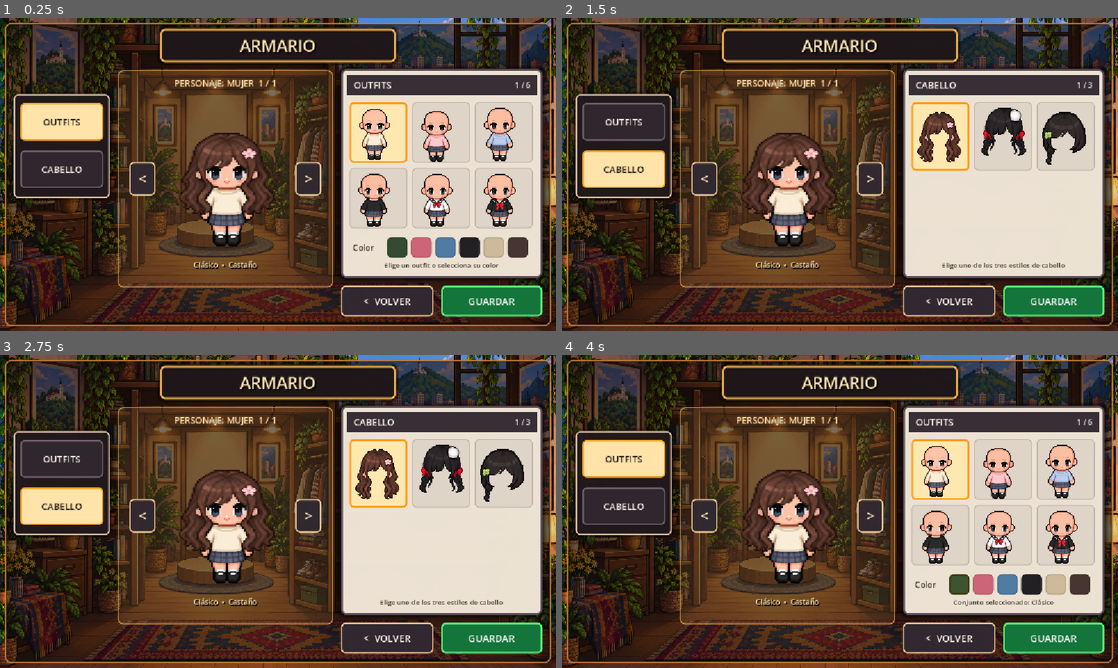
Above: before the commit, frames 1-4 (two rows, left to right).
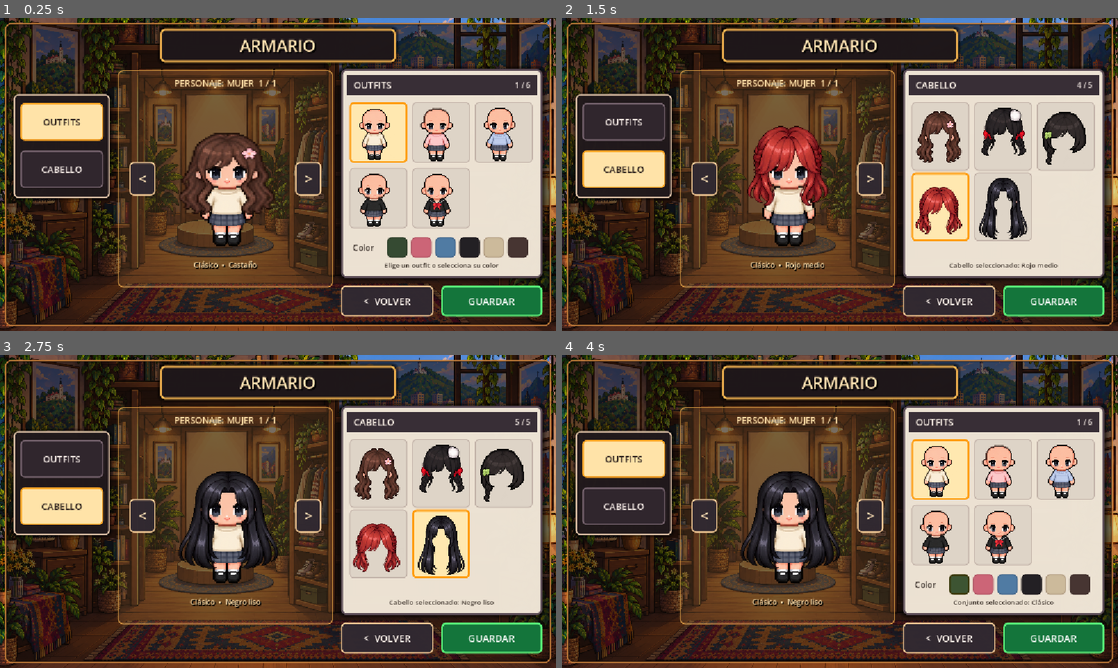
Above: after the commit, the same moments.

Repository: Yina-programmer/VideojuegoRPG
Game: Godot game, scene res://scenes/player/wardrobe_ui.tscn
The game is run twice, just before and just after one commit, with the same random seed, the same clock (stepped at 60 frames per second) and the same inputs. This scene is started directly instead of the project's main scene.
Inputs (mouse positions are in pixels of both pictures, inside the frame that each line leads up to):
- Up to frame 1 (0.25 s): no input
- Up to frame 2 (1.5 s): click "CABELLO" at 0.5 s; click (940, 205) at 1.27 s
- Up to frame 3 (2.75 s): click (439, 542) at 2.02 s
- Up to frame 4 (4 s): click "OUTFITS" at 2.75 s; click (956, 583) at 3.5 s

The runs differ from the first frame. In frame 1, 1.5% of the frame differs, in the area x 35-96%, y 28-74%; in frame 2, 8.2%; in frame 3, 8.5%, in the area x 32-96%, y 20-81%; in frame 4, 4.6%.

Commit message:
Agrega nuevos cabellos y actualiza personalizacion del closet

Diff:
--- a/scenes/player/closet_ui.gd
+++ b/scenes/player/closet_ui.gd
@@ -27,7 +27,9 @@
 @onready var hair_buttons = {
 	"castano": $ClosetPanel/InventoryPanel/HairGrid/BrownHairButton,
 	"trenzas_rojas": $ClosetPanel/InventoryPanel/HairGrid/RedBraidsButton,
-	"flor_verde": $ClosetPanel/InventoryPanel/HairGrid/GreenFlowerButton
+	"flor_verde": $ClosetPanel/InventoryPanel/HairGrid/GreenFlowerButton,
+	"rojo_medio": $ClosetPanel/InventoryPanel/HairGrid/RedMediumHairButton,
+	"negro_liso": $ClosetPanel/InventoryPanel/HairGrid/BlackStraightHairButton
 }
 
 var outfit_names = {
@@ -42,7 +44,9 @@
 var hair_names = {
 	"castano": "Castaño",
 	"trenzas_rojas": "Trenzas rojas",
-	"flor_verde": "Flor verde"
+	"flor_verde": "Flor verde",
+	"rojo_medio": "Rojo medio",
+	"negro_liso": "Negro liso"
 }
 
 
@@ -157,7 +161,7 @@
 	color_row.visible = false
 	hair_tab.button_pressed = true
 	section_title.text = "CABELLO"
-	status_label.text = "Elige uno de los tres estilos de cabello"
+	status_label.text = "Elige uno de los cinco estilos de cabello"
 	_update_counter()
 
 
--- a/scenes/player/player.tscn
+++ b/scenes/player/player.tscn
@@ -7,6 +7,8 @@
 [ext_resource type="PackedScene" uid="uid://cq53yb263kfed" path="res://scenes/player/hair_flor_verde.tscn" id="5_verde"]
 [ext_resource type="PackedScene" uid="uid://ce61slo6785u7" path="res://scenes/player/hair_trenzas_rojas.tscn" id="6_rojas"]
 [ext_resource type="Texture2D" uid="uid://hpplw8kdhyy7" path="res://assets/player/hair/cabello_trenzas_rojas.png" id="7_qek5x"]
+[ext_resource type="Texture2D" uid="uid://bms5ykhgvo2r3" path="res://assets/hair/cabello_rojo_medio.png" id="8_5gtgg"]
+[ext_resource type="Texture2D" uid="uid://cx1hgncu8apci" path="res://assets/hair/cabello_negro_liso.png" id="9_h17s1"]
 
 [sub_resource type="AtlasTexture" id="D1"]
 atlas = ExtResource("5_0owmy")
@@ -234,6 +236,238 @@
 }, {
 "duration": 1.0,
 "texture": SubResource("U3")
+}],
+"loop": 1,
+"name": &"walk_up",
+"speed": 5.0
+}]
+
+[sub_resource type="AtlasTexture" id="AtlasTexture_gx1jg"]
+atlas = ExtResource("8_5gtgg")
+region = Rect2(0, 0, 325, 403)
+
+[sub_resource type="AtlasTexture" id="AtlasTexture_kvlxm"]
+atlas = ExtResource("8_5gtgg")
+region = Rect2(325, 0, 325, 403)
+
+[sub_resource type="AtlasTexture" id="AtlasTexture_3j4b4"]
+atlas = ExtResource("8_5gtgg")
+region = Rect2(650, 0, 325, 403)
+
+[sub_resource type="SpriteFrames" id="SpriteFrames_56mys"]
+animations = [{
+"frames": [{
+"duration": 1.0,
+"texture": SubResource("AtlasTexture_gx1jg")
+}, {
+"duration": 1.0,
+"texture": SubResource("AtlasTexture_kvlxm")
+}, {
+"duration": 1.0,
+"texture": SubResource("AtlasTexture_3j4b4")
+}],
+"loop": 1,
+"name": &"walk_down",
+"speed": 5.0
+}]
+
+[sub_resource type="AtlasTexture" id="AtlasTexture_007i1"]
+atlas = ExtResource("8_5gtgg")
+region = Rect2(0, 403, 325, 403)
+
+[sub_resource type="AtlasTexture" id="AtlasTexture_6cv16"]
+atlas = ExtResource("8_5gtgg")
+region = Rect2(325, 403, 325, 403)
+
+[sub_resource type="AtlasTexture" id="AtlasTexture_j4nxn"]
+atlas = ExtResource("8_5gtgg")
+region = Rect2(650, 403, 325, 403)
+
+[sub_resource type="SpriteFrames" id="SpriteFrames_dfirp"]
+animations = [{
+"frames": [{
+"duration": 1.0,
+"texture": SubResource("AtlasTexture_007i1")
+}, {
+"duration": 1.0,
+"texture": SubResource("AtlasTexture_6cv16")
+}, {
+"duration": 1.0,
+"texture": SubResource("AtlasTexture_j4nxn")
+}],
+"loop": 1,
+"name": &"walk_left",
+"speed": 5.0
+}]
+
+[sub_resource type="AtlasTexture" id="AtlasTexture_28m0y"]
+atlas = ExtResource("8_5gtgg")
+region = Rect2(0, 806, 325, 403)
+
+[sub_resource type="AtlasTexture" id="AtlasTexture_uniwh"]
+atlas = ExtResource("8_5gtgg")
+region = Rect2(325, 806, 325, 403)
+
+[sub_resource type="AtlasTexture" id="AtlasTexture_iqsei"]
+atlas = ExtResource("8_5gtgg")
+region = Rect2(650, 806, 325, 403)
+
+[sub_resource type="SpriteFrames" id="SpriteFrames_pcy2s"]
+animations = [{
+"frames": [{
+"duration": 1.0,
+"texture": SubResource("AtlasTexture_28m0y")
+}, {
+"duration": 1.0,
+"texture": SubResource("AtlasTexture_uniwh")
+}, {
+"duration": 1.0,
+"texture": SubResource("AtlasTexture_iqsei")
+}],
+"loop": 1,
+"name": &"walk_right",
+"speed": 5.0
+}]
+
+[sub_resource type="AtlasTexture" id="AtlasTexture_tffgl"]
+atlas = ExtResource("8_5gtgg")
+region = Rect2(0, 1209, 325, 403)
+
+[sub_resource type="AtlasTexture" id="AtlasTexture_pk8ii"]
+atlas = ExtResource("8_5gtgg")
+region = Rect2(325, 1209, 325, 403)
+
+[sub_resource type="AtlasTexture" id="AtlasTexture_5mf0n"]
+atlas = ExtResource("8_5gtgg")
+region = Rect2(650, 1209, 325, 403)
+
+[sub_resource type="SpriteFrames" id="SpriteFrames_wwi55"]
+animations = [{
+"frames": [{
+"duration": 1.0,
+"texture": SubResource("AtlasTexture_tffgl")
+}, {
+"duration": 1.0,
+"texture": SubResource("AtlasTexture_pk8ii")
+}, {
+"duration": 1.0,
+"texture": SubResource("AtlasTexture_5mf0n")
+}],
+"loop": 1,
+"name": &"walk_up",
+"speed": 5.0
+}]
+
+[sub_resource type="AtlasTexture" id="AtlasTexture_4hvnv"]
+atlas = ExtResource("9_h17s1")
+region = Rect2(0, 0, 325, 401)
+
+[sub_resource type="AtlasTexture" id="AtlasTexture_bbmj2"]
+atlas = ExtResource("9_h17s1")
+region = Rect2(325, 0, 325, 401)
+
+[sub_resource type="AtlasTexture" id="AtlasTexture_kxw46"]
+atlas = ExtResource("9_h17s1")
+region = Rect2(650, 0, 325, 401)
+
+[sub_resource type="SpriteFrames" id="SpriteFrames_c37aq"]
+animations = [{
+"frames": [{
+"duration": 1.0,
+"texture": SubResource("AtlasTexture_4hvnv")
+}, {
+"duration": 1.0,
+"texture": SubResource("AtlasTexture_bbmj2")
+}, {
+"duration": 1.0,
+"texture": SubResource("AtlasTexture_kxw46")
+}],
+"loop": 1,
+"name": &"walk_down",
+"speed": 5.0
+}]
+
+[sub_resource type="AtlasTexture" id="AtlasTexture_8qxvo"]
+atlas = ExtResource("9_h17s1")
+region = Rect2(0, 401, 325, 401)
+
+[sub_resource type="AtlasTexture" id="AtlasTexture_5q8fn"]
+atlas = ExtResource("9_h17s1")
+region = Rect2(325, 401, 325, 401)
+
+[sub_resource type="AtlasTexture" id="AtlasTexture_wva7c"]
+atlas = ExtResource("9_h17s1")
+region = Rect2(650, 401, 325, 401)
+
+[sub_resource type="SpriteFrames" id="SpriteFrames_cqc1v"]
+animations = [{
+"frames": [{
+"duration": 1.0,
+"texture": SubResource("AtlasTexture_8qxvo")
+}, {
+"duration": 1.0,
+"texture": SubResource("AtlasTexture_5q8fn")
+}, {
+"duration": 1.0,
+"texture": SubResource("AtlasTexture_wva7c")
+}],
+"loop": 1,
+"name": &"walk_left",
+"speed": 5.0
+}]
+
+[sub_resource type="AtlasTexture" id="AtlasTexture_7obkq"]
+atlas = ExtResource("9_h17s1")
+region = Rect2(0, 802, 325, 401)
+
+[sub_resource type="AtlasTexture" id="AtlasTexture_vo27k"]
+atlas = ExtResource("9_h17s1")
+region = Rect2(325, 802, 325, 401)
+
+[sub_resource type="AtlasTexture" id="AtlasTexture_genst"]
+atlas = ExtResource("9_h17s1")
+region = Rect2(650, 802, 325, 401)
+
+[sub_resource type="SpriteFrames" id="SpriteFrames_apa0f"]
+animations = [{
+"frames": [{
+"duration": 1.0,
+"texture": SubResource("AtlasTexture_7obkq")
+}, {
+"duration": 1.0,
+"texture": SubResource("AtlasTexture_vo27k")
+}, {
+"duration": 1.0,
+"texture": SubResource("AtlasTexture_genst")
+}],
+"loop": 1,
+"name": &"walk_right",
+"speed": 5.0
+}]
+
+[sub_resource type="AtlasTexture" id="AtlasTexture_niom3"]
+atlas = ExtResource("9_h17s1")
+region = Rect2(0, 1203, 325, 401)
+
+[sub_resource type="AtlasTexture" id="AtlasTexture_ttakn"]
+atlas = ExtResource("9_h17s1")
+region = Rect2(325, 1203, 325, 401)
+
+[sub_resource type="AtlasTexture" id="AtlasTexture_rw8a5"]
+atlas = ExtResource("9_h17s1")
+region = Rect2(650, 1203, 325, 401)
+
+[sub_resource type="SpriteFrames" id="SpriteFrames_kuu7a"]
+animations = [{
+"frames": [{
+"duration": 1.0,
+"texture": SubResource("AtlasTexture_niom3")
+}, {
+"duration": 1.0,
+"texture": SubResource("AtlasTexture_ttakn")
+}, {
+"duration": 1.0,
+"texture": SubResource("AtlasTexture_rw8a5")
 }],
 "loop": 1,
 "name": &"walk_up",
@@ -248,16 +482,20 @@
 scale = Vector2(0.274, 0.274)
 script = ExtResource("1_gmlin")
 metadata/_edit_group_ = true
+metadata/_edit_horizontal_guides_ = [-97.0]
 
 [node name="visual" type="Node2D" parent="." unique_id=586947521]
 
 [node name="body" type="AnimatedSprite2D" parent="visual" unique_id=1136563526]
-position = Vector2(3.000016, 9.75)
-scale = Vector2(0.97230774, 0.9863524)
+position = Vector2(3.8576694, 9.514609)
+scale = Vector2(0.96702987, 0.9851842)
 sprite_frames = ExtResource("2_gmlin")
-animation = &"walk_down"
+animation = &"walk_up"
 
 [node name="hair_castano" parent="visual" unique_id=305267257 instance=ExtResource("4_castano")]
+visible = false
+
+[node name="hair_down" parent="visual/hair_castano" index="3" unique_id=1960220508]
 visible = false
 
 [node name="hair_flor_verde" parent="visual" unique_id=1673429369 instance=ExtResource("5_verde")]
@@ -285,8 +523,10 @@
 sprite_frames = SubResource("SpriteFrames_3j4b4")
 
 [node name="hair_trenzas_rojas" parent="visual" unique_id=72276997 instance=ExtResource("6_rojas")]
+visible = false
 
 [node name="hair_down" parent="visual/hair_trenzas_rojas" index="0" unique_id=1960220508]
+visible = false
 position = Vector2(-3.9999905, -23.499989)
 scale = Vector2(1.126154, 0.97518617)
 sprite_frames = SubResource("SpriteFrames_007i1")
@@ -306,6 +546,73 @@
 scale = Vector2(0.9530767, 0.9292804)
 sprite_frames = SubResource("SpriteFrames_28m0y")
 
+[node name="hair_rojo_medio" type="Node2D" parent="visual" unique_id=1468448932]
+
+[node name="hair_down" type="AnimatedSprite2D" parent="visual/hair_rojo_medio" unique_id=1508344567]
+visible = false
+position = Vector2(5.474449, -76.64234)
+scale = Vector2(0.90960145, 0.88750434)
+sprite_frames = SubResource("SpriteFrames_56mys")
+animation = &"walk_down"
+frame_progress = 0.011801263
+
+[node name="hair_left" type="AnimatedSprite2D" parent="visual/hair_rojo_medio" unique_id=512637183]
+visible = false
+position = Vector2(16.423336, -38.32115)
+scale = Vector2(0.88714206, 0.89656055)
+sprite_frames = SubResource("SpriteFrames_dfirp")
+animation = &"walk_left"
+frame_progress = 0.81086636
+
+[node name="hair_right" type="AnimatedSprite2D" parent="visual/hair_rojo_medio" unique_id=2008774841]
+visible = false
+position = Vector2(-27.372274, -43.795624)
+scale = Vector2(0.9320606, 0.815055)
+sprite_frames = SubResource("SpriteFrames_pcy2s")
+animation = &"walk_right"
+frame_progress = 0.037462614
+
+[node name="hair_up" type="AnimatedSprite2D" parent="visual/hair_rojo_medio" unique_id=1560270592]
+visible = false
+position = Vector2(1.168251e-05, -54.74451)
+scale = Vector2(0.8759125, 0.77883035)
+sprite_frames = SubResource("SpriteFrames_wwi55")
+animation = &"walk_up"
+frame_progress = 0.17614625
+
+[node name="hair_negro_liso" type="Node2D" parent="visual" unique_id=920334874]
+
+[node name="hair_down" type="AnimatedSprite2D" parent="visual/hair_negro_liso" unique_id=945304126]
+visible = false
+position = Vector2(5.474454, -7.299284)
+scale = Vector2(1.1341943, 0.87372804)
+sprite_frames = SubResource("SpriteFrames_c37aq")
+animation = &"walk_down"
+frame_progress = 0.36258915
+
+[node name="hair_left" type="AnimatedSprite2D" parent="visual/hair_negro_liso" unique_id=1350983280]
+visible = false
+position = Vector2(23.722641, -9.124069)
+scale = Vector2(1.111735, 0.91923475)
+sprite_frames = SubResource("SpriteFrames_cqc1v")
+animation = &"walk_left"
+frame_progress = 0.4193813
+
+[node name="hair_right" type="AnimatedSprite2D" parent="visual/hair_negro_liso" unique_id=539901664]
+visible = false
+position = Vector2(-29.1971, -21.897818)
+scale = Vector2(1.167883, 0.9101335)
+sprite_frames = SubResource("SpriteFrames_apa0f")
+animation = &"walk_right"
+frame_progress = 0.2295716
+
+[node name="hair_up" type="AnimatedSprite2D" parent="visual/hair_negro_liso" unique_id=1869912434]
+position = Vector2(3.6496189, -27.372252)
+scale = Vector2(1.1005055, 0.90103203)
+sprite_frames = SubResource("SpriteFrames_kuu7a")
+animation = &"walk_up"
+frame_progress = 0.99422556
+
 [node name="CollisionShape2D" type="CollisionShape2D" parent="." unique_id=166824803]
 visible = false
 modulate = Color(0.9999997, 0.11356702, 0.86151034, 1)
--- a/scenes/player/wardrobe_ui.tscn
+++ b/scenes/player/wardrobe_ui.tscn
@@ -12,6 +12,8 @@
 [ext_resource type="Texture2D" uid="uid://crl4mlry5chpb" path="res://assets/player/hair/cabello_MATCH_975x1612.png" id="10_castano"]
 [ext_resource type="Texture2D" uid="uid://hpplw8kdhyy7" path="res://assets/player/hair/cabello_trenzas_rojas.png" id="11_rojo"]
 [ext_resource type="Texture2D" uid="uid://cp88p7f4sdxdw" path="res://assets/player/hair/cabello_trenza_flor_verde.png" id="12_verde"]
+[ext_resource type="Texture2D" uid="uid://bms5ykhgvo2r3" path="res://assets/hair/cabello_rojo_medio.png" id="13_tk8lq"]
+[ext_resource type="Texture2D" uid="uid://cx1hgncu8apci" path="res://assets/hair/cabello_negro_liso.png" id="14_qtg1v"]
 
 [sub_resource type="StyleBoxFlat" id="MainPanel"]
 bg_color = Color(0.07, 0.04, 0.03, 0.58)
@@ -202,6 +204,14 @@
 [sub_resource type="AtlasTexture" id="IconVerde"]
 atlas = ExtResource("12_verde")
 region = Rect2(0, 0, 325, 403)
+
+[sub_resource type="AtlasTexture" id="AtlasTexture_5gtgg"]
+atlas = ExtResource("13_tk8lq")
+region = Rect2(0, 0, 325, 403)
+
+[sub_resource type="AtlasTexture" id="AtlasTexture_qtg1v"]
+atlas = ExtResource("14_qtg1v")
+region = Rect2(0, 0, 325, 395)
 
 [sub_resource type="StyleBoxFlat" id="SaveButton"]
 bg_color = Color(0.08, 0.46, 0.23, 1)
@@ -448,6 +458,7 @@
 vertical_alignment = 1
 
 [node name="OutfitsGrid" type="GridContainer" parent="ClosetPanel/InventoryPanel" unique_id=788610395]
+visible = false
 layout_mode = 0
 offset_left = 18.0
 offset_top = 68.0
@@ -511,6 +522,7 @@
 expand_icon = true
 
 [node name="WhiteBowButton" type="Button" parent="ClosetPanel/InventoryPanel/OutfitsGrid" unique_id=322437581]
+visible = false
 custom_minimum_size = Vector2(120, 126)
 layout_mode = 2
 tooltip_text = "Conjunto con lazo blanco"
@@ -537,7 +549,6 @@
 expand_icon = true
 
 [node name="HairGrid" type="GridContainer" parent="ClosetPanel/InventoryPanel" unique_id=2074153976]
-visible = false
 layout_mode = 0
 offset_left = 18.0
 offset_top = 68.0
@@ -584,6 +595,32 @@
 toggle_mode = true
 button_group = SubResource("HairGroup")
 icon = SubResource("IconVerde")
+expand_icon = true
+
+[node name="RedMediumHairButton" type="Button" parent="ClosetPanel/InventoryPanel/HairGrid" unique_id=788208745]
+custom_minimum_size = Vector2(120, 142)
+layout_mode = 2
+tooltip_text = "Trenza con flor verde"
+theme_override_styles/normal = SubResource("ButtonNormal")
+theme_override_styles/pressed = SubResource("ButtonPressed")
+theme_override_styles/hover = SubResource("ButtonHover")
+theme_override_styles/focus = SubResource("EmptyFocus")
+toggle_mode = true
+button_group = SubResource("HairGroup")
+icon = SubResource("AtlasTexture_5gtgg")
+expand_icon = true
+
+[node name="BlackStraightHairButton" type="Button" parent="ClosetPanel/InventoryPanel/HairGrid" unique_id=569668081]
+custom_minimum_size = Vector2(120, 142)
+layout_mode = 2
+tooltip_text = "Trenza con flor verde"
+theme_override_styles/normal = SubResource("ButtonNormal")
+theme_override_styles/pressed = SubResource("ButtonPressed")
+theme_override_styles/hover = SubResource("ButtonHover")
+theme_override_styles/focus = SubResource("EmptyFocus")
+toggle_mode = true
+button_group = SubResource("HairGroup")
+icon = SubResource("AtlasTexture_qtg1v")
 expand_icon = true
 
 [node name="PaletteLabel" type="Label" parent="ClosetPanel/InventoryPanel" unique_id=1955393221]
--- a/scripts/player/player.gd
+++ b/scripts/player/player.gd
@@ -9,7 +9,9 @@
 @onready var hair_styles = {
 	"castano": $visual/hair_castano,
 	"flor_verde": $visual/hair_flor_verde,
-	"trenzas_rojas": $visual/hair_trenzas_rojas
+	"trenzas_rojas": $visual/hair_trenzas_rojas,
+	"rojo_medio": $visual/hair_rojo_medio,
+	"negro_liso": $visual/hair_negro_liso
 }
 
 var speed = 400.0
Binary file added: assets/hair/cabello_negro_liso.png
Not shown, added: assets/hair/cabello_negro_liso.png.import
Binary file added: assets/hair/cabello_rojo_medio.png
Not shown, added: assets/hair/cabello_rojo_medio.png.import
Binary file changed: assets/player/outfits/outfit_rosa.png
Not shown, changed: backend/migrations/001_initial.sql
Not shown, changed: backend/src/validators/customization.schema.ts
